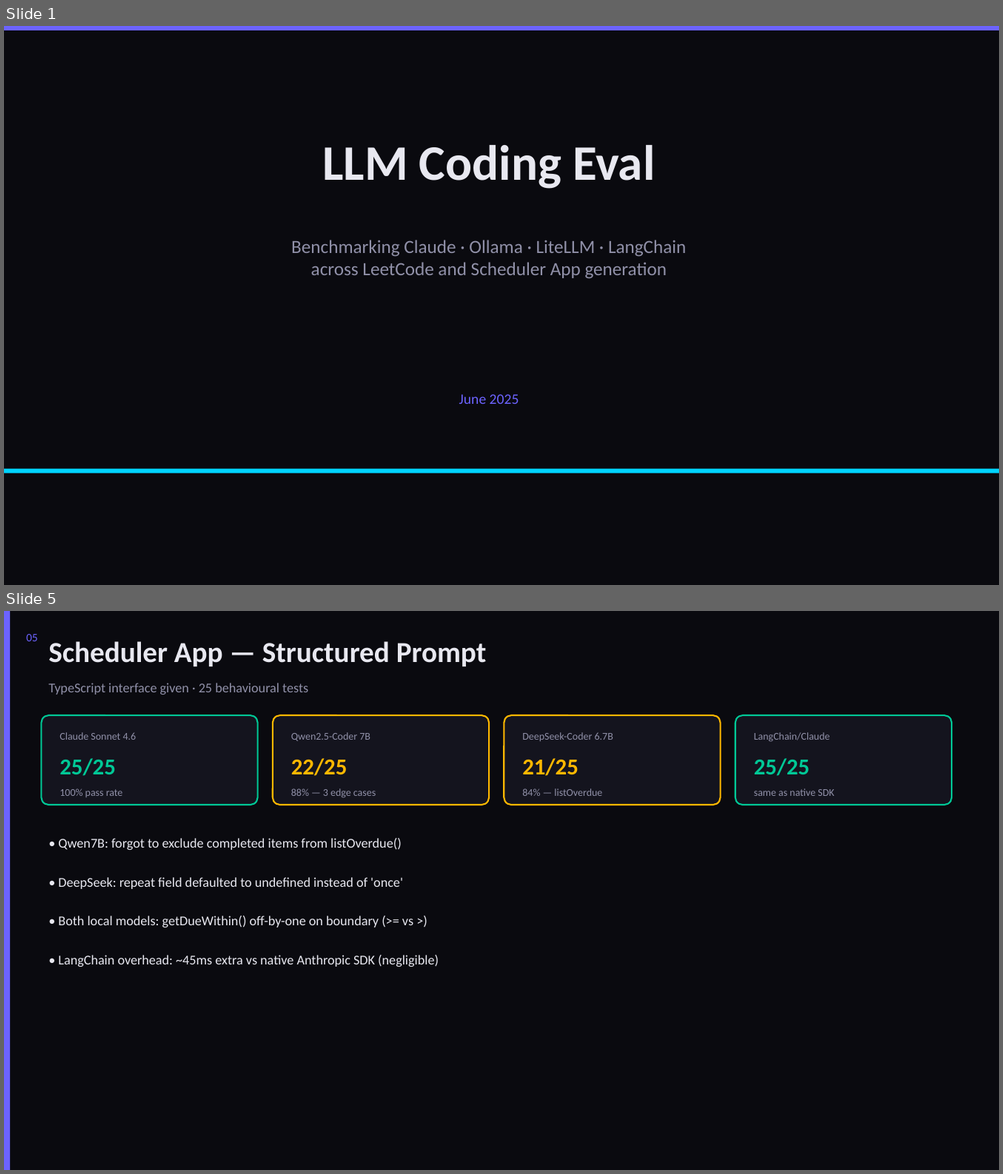
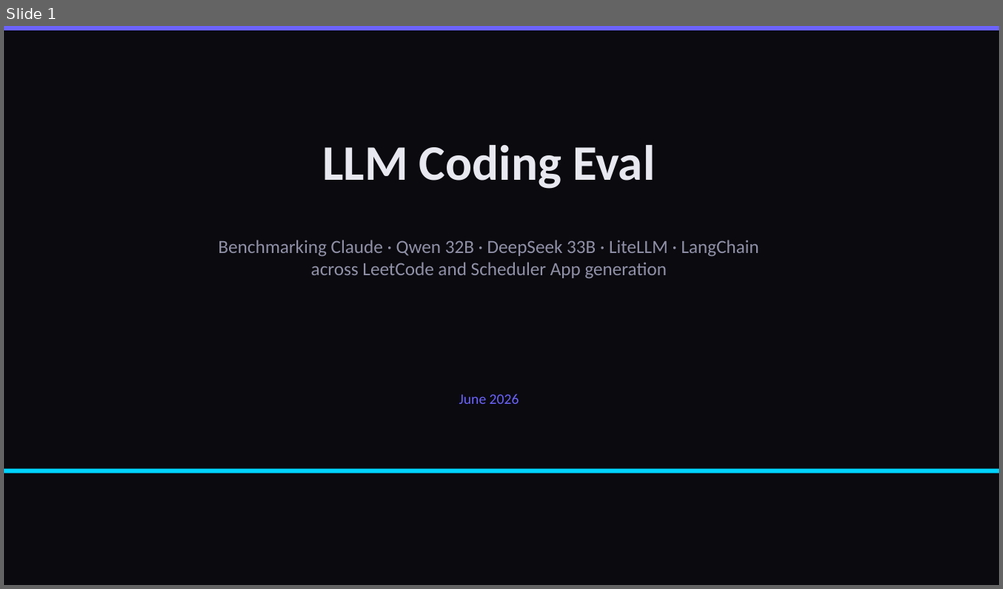
Before and after one commit to dhir-man/Claude-Trading-Bot, a slide deck: LLM-Coding-Eval-Report.pptx. Shown one above the other, each under a label of ours: slides 1 and 5 before the commit, slide 1 after it; the slides between them are not shown. The pictures are 1003x1174 and 1003x589 pixels, drawn with LibreOffice and Linux fonts; fonts in the diff are those of the drawing. Boxes give left, top, right and bottom in pixels: in the first picture for what was removed or moved away, otherwise in the second. Text is boxed around its words. In the diff, an @@ line names an element or a change of style, - is before the commit and + after.

```diff
--- a/LLM-Coding-Eval-Report.pptx
+++ b/LLM-Coding-Eval-Report.pptx
@@ slide 5 removed at box(4, 611, 999, 1170), background #FFFFFF @@
@@ rectangle removed at box(4, 611, 999, 1170) @@
@@ rectangle removed at box(4, 611, 10, 1170) @@
@@ text removed at box(26, 634, 38, 641) @@
-05
@@ text removed at box(48, 641, 486, 667) @@
-Scheduler App — Structured Prompt
@@ text removed at box(48, 683, 308, 695) @@
-TypeScript interface given · 25 behavioural tests
@@ rounded rectangle removed at box(41, 715, 258, 805) @@
@@ rounded rectangle removed at box(273, 715, 489, 805) @@
@@ rounded rectangle removed at box(504, 715, 720, 805) @@
@@ rounded rectangle removed at box(735, 715, 951, 805) @@
@@ text removed at box(60, 732, 136, 740) @@
-Claude Sonnet 4.6
@@ text removed at box(291, 732, 370, 741) @@
-Qwen2.5-Coder 7B
@@ text removed at box(522, 732, 613, 741) @@
-DeepSeek-Coder 6.7B
@@ text removed at box(754, 732, 830, 742) @@
-LangChain/Claude
@@ text removed at box(60, 758, 115, 776) @@
-25/25
@@ text removed at box(291, 758, 347, 776) @@
-22/25
@@ text removed at box(522, 758, 578, 776) @@
-21/25
@@ text removed at box(754, 758, 809, 776) @@
-25/25
@@ text removed at box(60, 789, 123, 797) @@
-100% pass rate
@@ text removed at box(291, 789, 375, 798) @@
-88% — 3 edge cases
@@ text removed at box(522, 789, 602, 796) @@
-84% — listOverdue
@@ text removed at box(754, 789, 834, 796) @@
-same as native SDK
@@ text removed at box(58, 838, 401, 850) @@
-• Qwen7B: forgot to exclude completed items from listOverdue()
@@ text removed at box(58, 877, 403, 889) @@
-• DeepSeek: repeat field defaulted to undefined instead of 'once'
@@ text removed at box(58, 916, 413, 928) @@
-• Both local models: getDueWithin() off-by-one on boundary (>= vs >)
@@ text removed at box(58, 955, 438, 967) @@
-• LangChain overhead: ~45ms extra vs native Anthropic SDK (negligible)
@@ slide 1 changed as well @@
@@ text at box(218, 240, 759, 257): text changed @@
-Benchmarking Claude · Ollama · LiteLLM · LangChain
+Benchmarking Claude · Qwen 32B · DeepSeek 33B · LiteLLM · LangChain
@@ text at box(459, 394, 519, 404): text changed @@
-June 2025
+June 2026
```
Also in this commit, not shown: 6 other slides changed, 3 slides added, 2 other slides removed, 5 other files.
